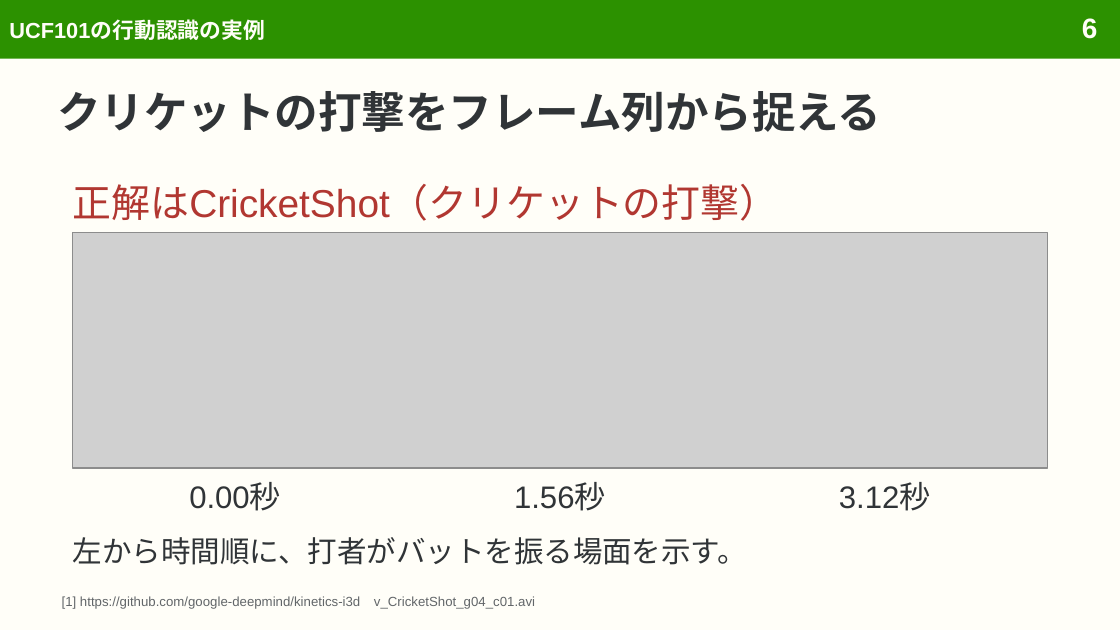
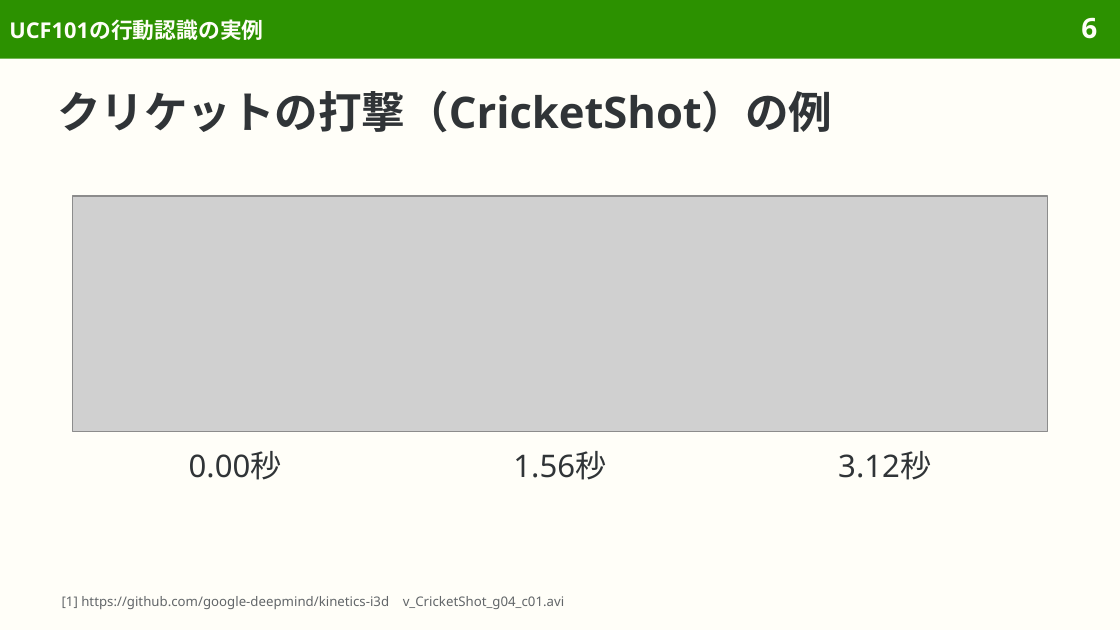
Before and after one commit to sasakiy84/datasets-in-10-minutes, a slide deck: slide 6 of slides/datasets-in-10-minutes-ucf101.pptx. Drawn at 1120x630 pixels with LibreOffice and Linux fonts; fonts in the diff are those of the drawing; grey boxes stand for pictures. Boxes give left, top, right and bottom in pixels: in the first picture for what was removed or moved away, otherwise in the second. Text is boxed around its words. In the diff, an @@ line names an element or a change of style, - is before the commit and + after.

```diff
--- a/slides/datasets-in-10-minutes-ucf101.pptx
+++ b/slides/datasets-in-10-minutes-ucf101.pptx
@@ font Arial to Noto Sans in 6 elements at bbox=[9, 19, 263, 40], bbox=[62, 596, 564, 609], bbox=[189, 451, 282, 480], bbox=[513, 451, 606, 480], bbox=[838, 451, 931, 480], bbox=[1081, 17, 1097, 39] @@
@@ title at bbox=[57, 90, 832, 132]: text changed; font Arial to Noto Sans @@
-クリケットの打撃をフレーム列から捉える
+クリケットの打撃（CricketShot）の例
@@ picture: place and size @@
-picture at bbox=[73, 233, 1047, 468]
+picture at bbox=[73, 196, 1047, 431]
@@ text removed at bbox=[73, 184, 779, 221] @@
-正解はCricketShot（クリケットの打撃）
@@ 3 texts: place and size @@
-3 texts at bbox=[189, 483, 931, 511]
+3 texts at bbox=[189, 451, 931, 480]
@@ text removed at bbox=[73, 537, 747, 565] @@
-左から時間順に、打者がバットを振る場面を示す。
```
Also in this commit, not shown: 63 other slides changed, 1 slide removed, 10 other files.
